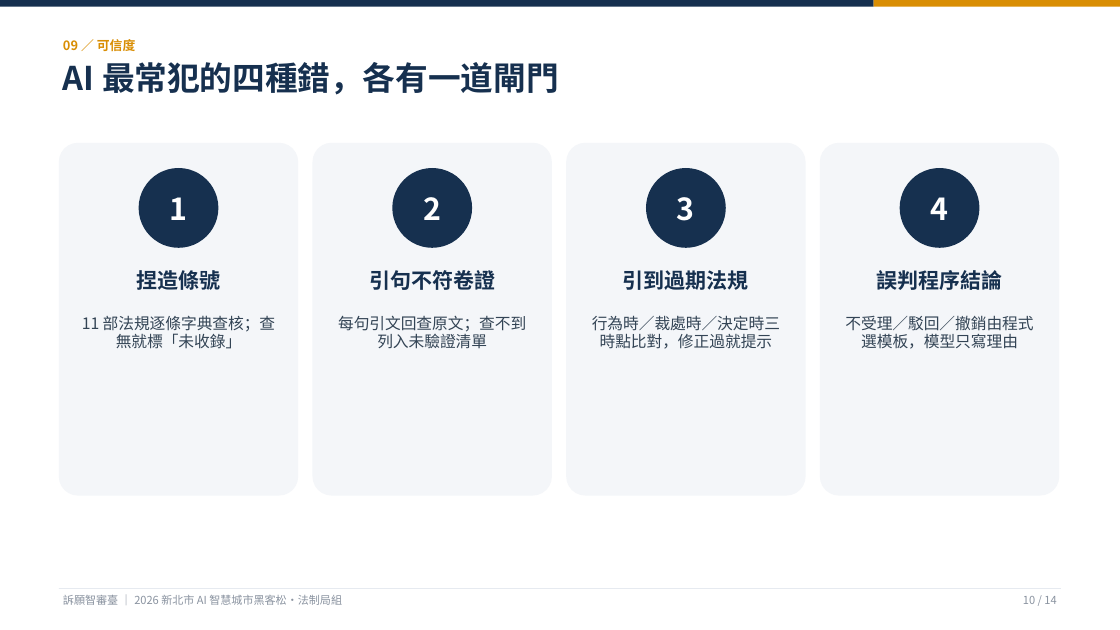
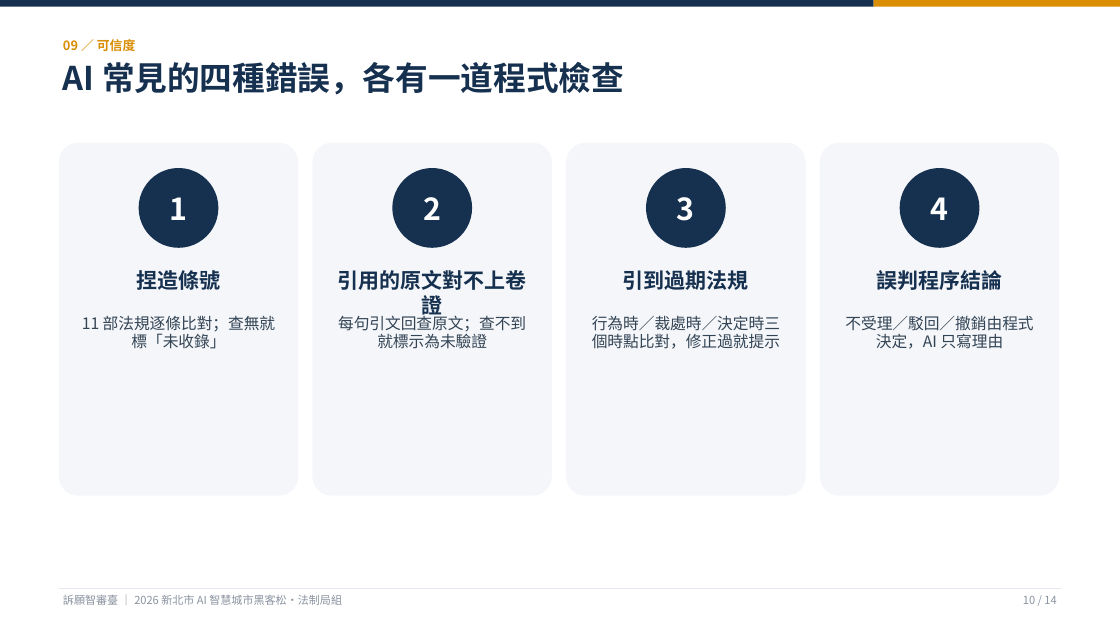
Before and after one commit to KevinMursh/hackathon_wisxxxx, a slide deck: slide 10 of docs/提案/提案簡報-訴願智審臺.pptx. Drawn at 1120x630 pixels with LibreOffice and Linux fonts; fonts in the diff are those of the drawing. Boxes give left, top, right and bottom in pixels: in the first picture for what was removed or moved away, otherwise in the second. Text is boxed around its words. In the diff, an @@ line names an element or a change of style, - is before the commit and + after.

```diff
--- a/docs/提案/提案簡報-訴願智審臺.pptx
+++ b/docs/提案/提案簡報-訴願智審臺.pptx
@@ text at [63,62,624,95]: text changed @@
-AI 最常犯的四種錯，各有一道閘門
+AI 常見的四種錯誤，各有一道程式檢查
@@ text at [338,270,527,318]: text changed @@
-引句不符卷證
+引用的原文對不上卷證
@@ text at [82,316,275,349]: text changed @@
-11 部法規逐條字典查核；查無就標「未收錄」
+11 部法規逐條比對；查無就標「未收錄」
@@ text at [338,313,526,349]: text changed @@
-每句引文回查原文；查不到列入未驗證清單
+每句引文回查原文；查不到就標示為未驗證
@@ text at [592,315,780,349]: text changed @@
-行為時／裁處時／決定時三時點比對，修正過就提示
+行為時／裁處時／決定時三個時點比對，修正過就提示
@@ text at [845,316,1033,349]: text changed @@
-不受理／駁回／撤銷由程式選模板，模型只寫理由
+不受理／駁回／撤銷由程式決定，AI 只寫理由
```
Also in this commit, not shown: 13 other slides changed, 4 other files.
